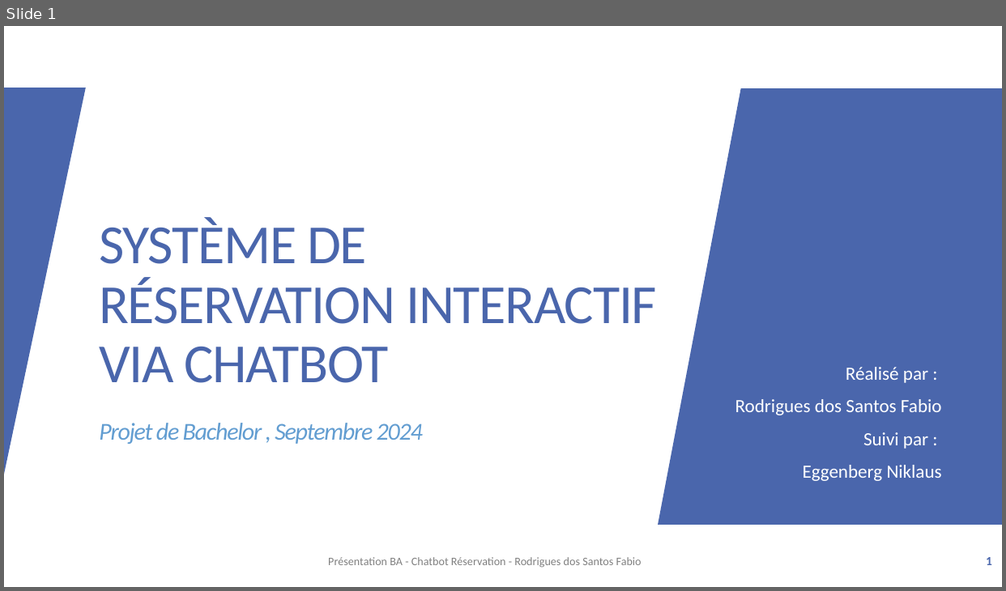
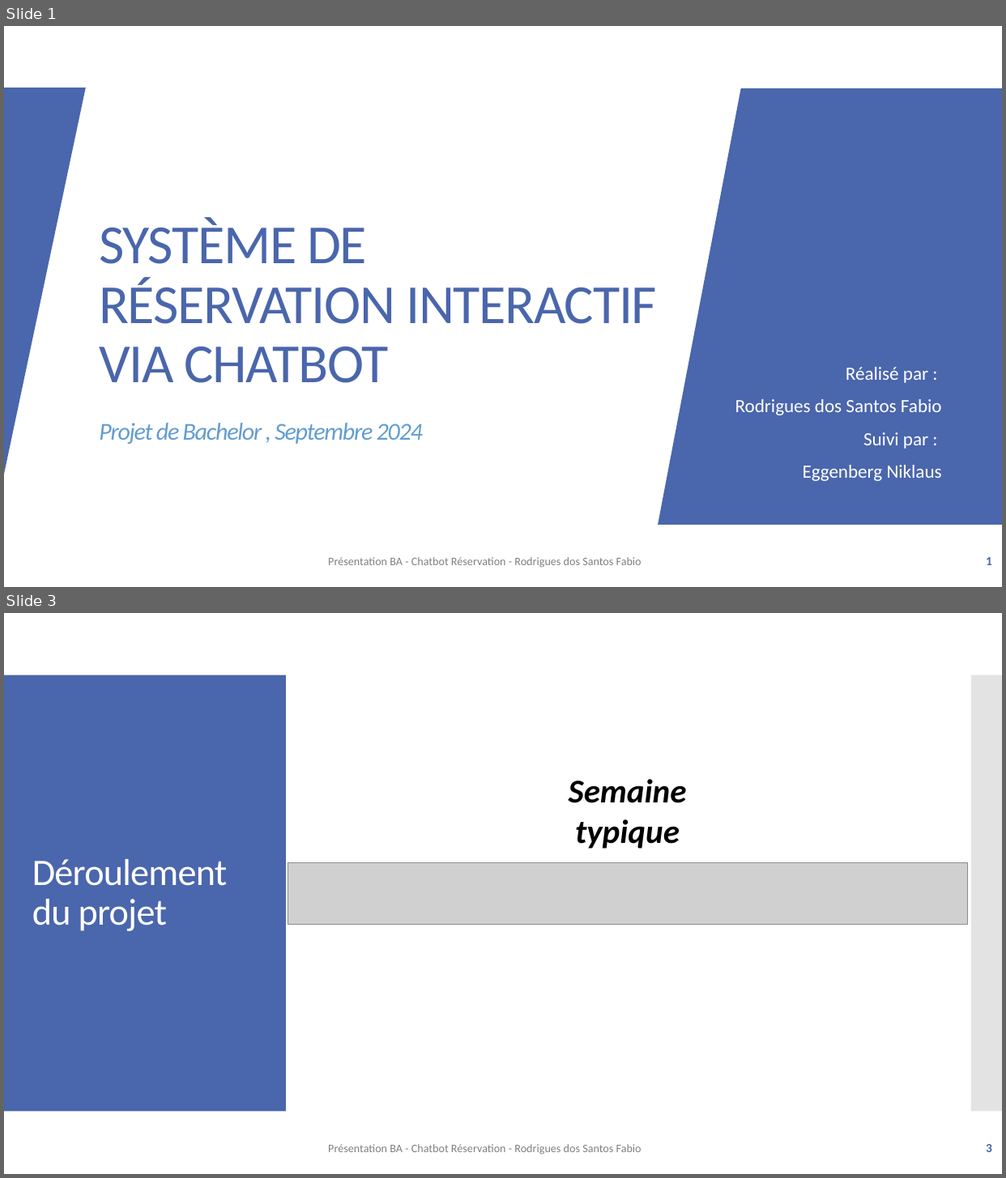
Before and after one commit to f-rdrgs/projet-bachelor, a slide deck: documentation/travail_bachelor/ISC_LOG_presentation_diplome_RodriguesDosSantosFabio_EggenbergNiklaus_2024.pptx. Shown one above the other, each under a label of ours: slide 1 before the commit, slides 1 and 3 after it; the slides between them are not shown. The pictures are 1006x591 and 1006x1178 pixels, drawn with LibreOffice and Linux fonts; fonts in the diff are those of the drawing; grey boxes stand for pictures. Boxes give left, top, right and bottom in pixels: in the first picture for what was removed or moved away, otherwise in the second. Text is boxed around its words. In the diff, an @@ line names an element or a change of style, - is before the commit and + after.

```diff
--- a/documentation/travail_bachelor/ISC_LOG_presentation_diplome_RodriguesDosSantosFabio_EggenbergNiklaus_2024.pptx
+++ b/documentation/travail_bachelor/ISC_LOG_presentation_diplome_RodriguesDosSantosFabio_EggenbergNiklaus_2024.pptx
@@ slide 3 added at [4,613,1002,1174], background #FFFFFF @@
@@ rectangle added at [4,675,286,1112], fill #4A66AC @@
@@ rectangle added at [971,675,1002,1112], fill #C8C8C8 at 50% opacity @@
@@ text added at [569,779,687,849], 32 pt, text #000000, bold, italic @@
+Semaine typique
@@ title added at [32,859,228,931], 36 pt, text #FFFFFF @@
+Déroulement du projet
@@ picture added at [288,863,967,924] @@
@@ text added at [328,1144,641,1155], 11 pt, text #808080 @@
+Présentation BA - Chatbot Réservation - Rodrigues dos Santos Fabio
@@ page number added at [986,1144,992,1152], 12 pt, text #4A66AC, bold @@
+3
```
Also in this commit, not shown: 1 slide changed, 2 other slides added, 1 other file.
